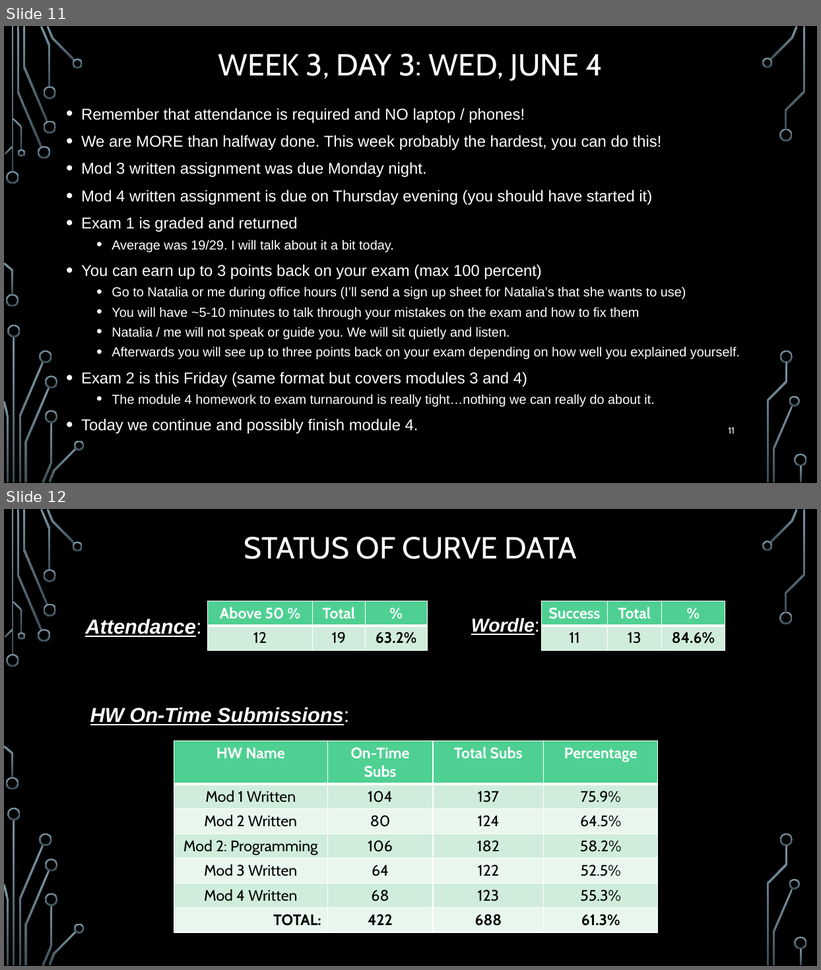
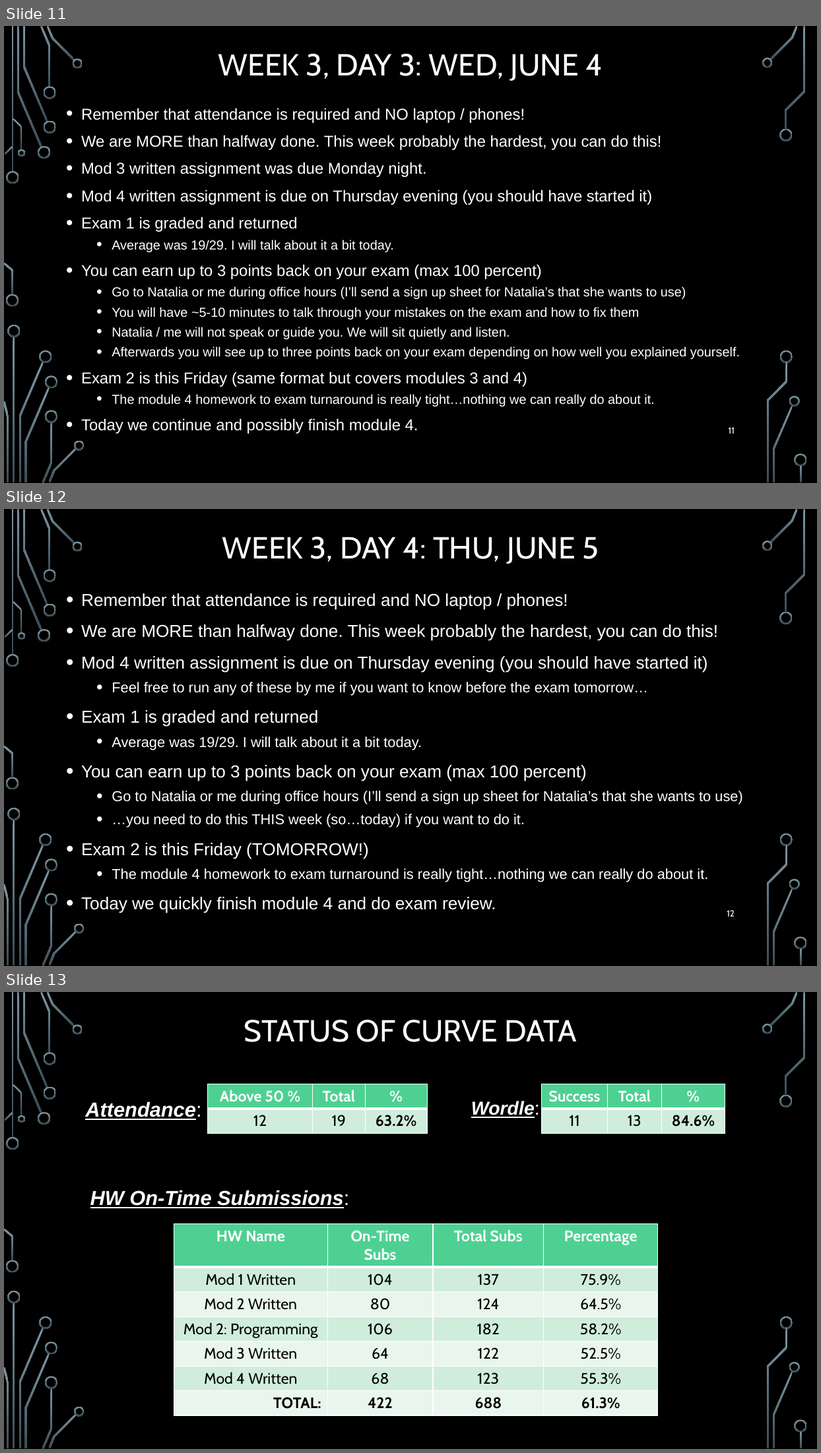
Before and after one commit to markfloryan/dmt2, a slide deck: slides/00-DailyAnnouncements.pptx. Shown one above the other, each under a label of ours: slides 11 and 12 before the commit, slides 11, 12 and 13 after it. The pictures are 821x970 and 821x1453 pixels, drawn with LibreOffice and Linux fonts; fonts in the diff are those of the drawing; background and template pictures are left out. Boxes give left, top, right and bottom in pixels: in the first picture for what was removed or moved away, otherwise in the second. Text is boxed around its words. In the diff, an @@ line names an element or a change of style, - is before the commit and + after.

Commit message:
announcements

```diff
--- a/slides/00-DailyAnnouncements.pptx
+++ b/slides/00-DailyAnnouncements.pptx
@@ slide 12 added at [4,509,817,966], background picture (left out); not listed: 36 template elements that a slide beside it also shows @@
@@ title added at [222,537,599,564], 36 pt, text #FFFFFF @@
+WEEK 3, DAY 4: THU, JUNE 5
@@ text added at [81,593,743,914], 20.4 pt, text #FFFFFF @@
+• Remember that attendance is required and NO laptop / phones!
+• We are MORE than halfway done. This week probably the hardest, you can do this!
+• Mod 4 written assignment is due on Thursday evening (you should have started it)
+  • Feel free to run any of these by me if you want to know before the exam tomorrow…
+• Exam 1 is graded and returned
+  • Average was 19/29. I will talk about it a bit today.
+• You can earn up to 3 points back on your exam (max 100 percent)
+  • Go to Natalia or me during office hours (I’ll send a sign up sheet for Natalia’s that she wants to use)
+  • …you need to do this THIS week (so…today) if you want to do it.
+• Exam 2 is this Friday (TOMORROW!)
+  • The module 4 homework to exam turnaround is really tight…nothing we can really do about it.
+• Today we quickly finish module 4 and do exam review.
@@ page number added at [727,910,735,917], 10.5 pt, text #FFFFFF @@
+12
@@ what was slide 12 is now slide 13 @@
```
